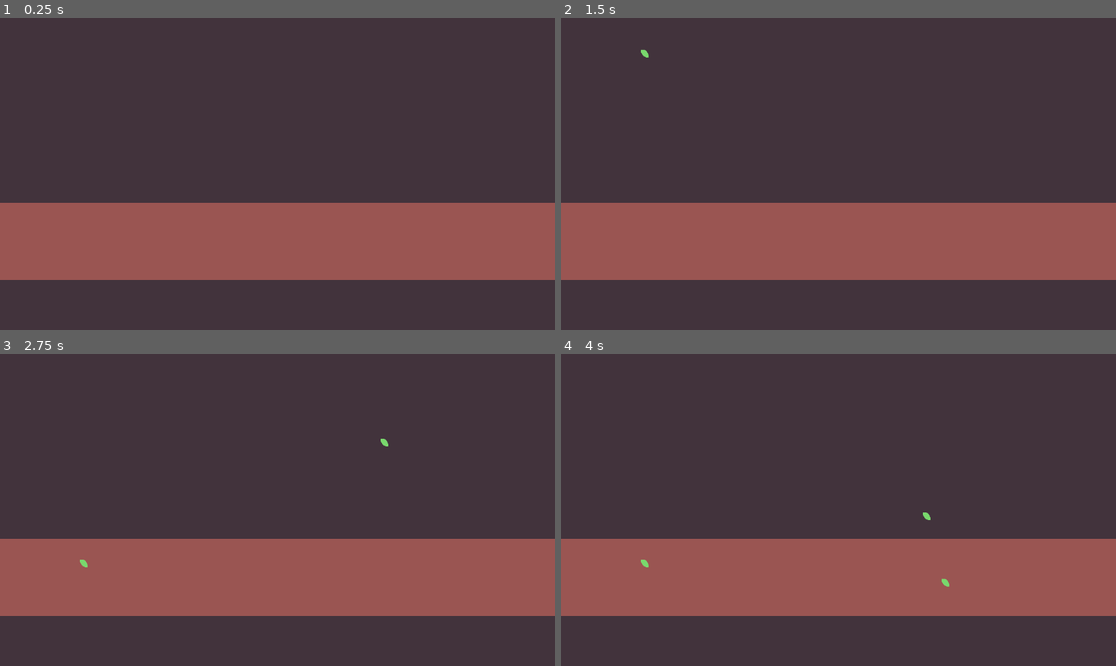
Above: before the commit, frames 1-4 (two rows, left to right).
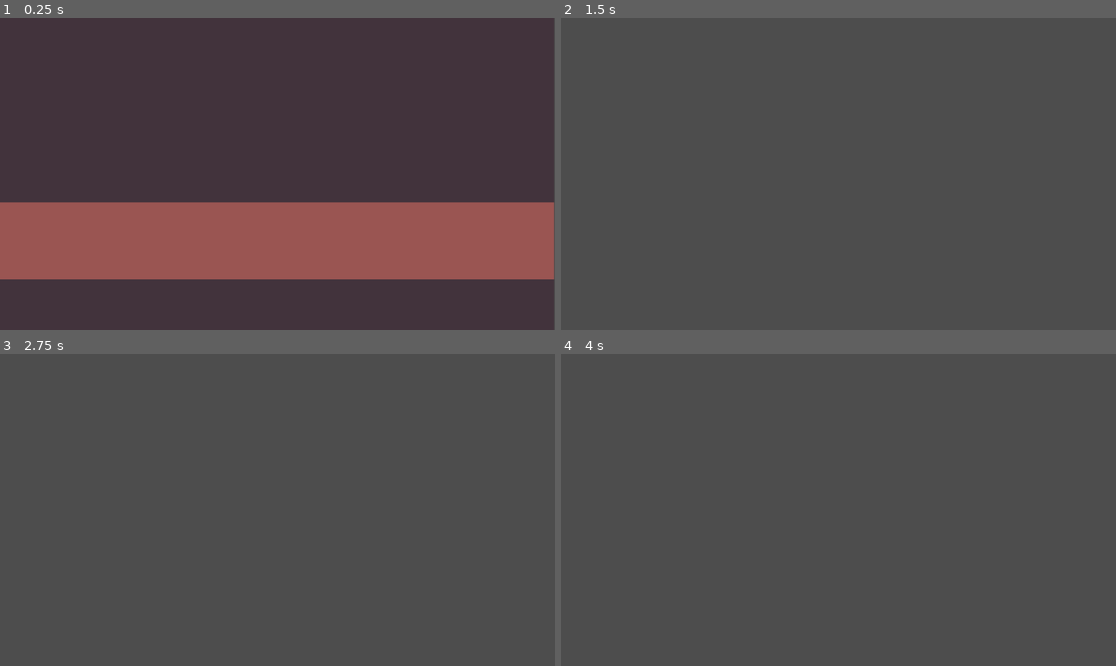
Above: after the commit, the same moments.

Repository: NHemmerly/wild-jam-85
Game: Godot game, scene res://level/map_only/map_only.tscn
Two runs of this game, one before a commit and one after it. Both use one fixed random seed, a clock stepped at 60 frames per second and the inputs below. The project has no main scene, so this scene is started directly.
Inputs:
- Up to frame 1 (0.25 s): no input
- Up to frame 2 (1.5 s): tap Enter at 0.5 s; hold S (cam_down, bound only after the commit) 0.53-1.28 s; tap A (cam_left, bound only after the commit) at 0.8, 1.35 s
- Up to frame 3 (2.75 s): tap D (cam_right, bound only after the commit) at 1.55 s; tap Space at 2 s; hold D (cam_right, bound only after the commit) from 2.03 s (still down); tap W (cam_up, bound only after the commit) at 2.3 s
- Up to frame 4 (4 s): tap Enter at 2.75 s; release D (cam_right, bound only after the commit) at 2.78 s; tap W (cam_up, bound only after the commit) at 2.85 s; tap S (cam_down, bound only after the commit) at 3.05 s; hold S (cam_down, bound only after the commit) from 3.53 s (still down); tap A (cam_left, bound only after the commit) at 3.8 s

The runs differ from the first frame. In frame 1, 0.6% of the frame differs, in the area x 0-100%, y 0-100%; in frame 2, 100%; in frame 3, 100%; in frame 4, 100%.

Commit message:
add moving camera to player node

Diff:
--- a/game/belt/TEST_TSCN.tscn
+++ b/game/belt/TEST_TSCN.tscn
@@ -9,5 +9,10 @@
 position = Vector2(-170, 368)
 rotation = -0.127409
 
+[node name="belt2" parent="." instance=ExtResource("1_eep1a")]
+position = Vector2(758, 289)
+rotation = -1.63099
+scale = Vector2(1, 1)
+
 [node name="TEST_OBJ" parent="." instance=ExtResource("2_a3yep")]
-position = Vector2(464, 282)
+position = Vector2(25, 338)
--- a/game/player/player.gd
+++ b/game/player/player.gd
@@ -1,12 +1,31 @@
 class_name Player
 extends Node2D
 
+const CAM_SPEED: float = 25
+@export var cam: Camera2D
+var cam_direction: Vector2 = Vector2.ZERO
 
-# Called when the node enters the scene tree for the first time.
 func _ready() -> void:
-	pass # Replace with function body.
+	pass
 
 
 # Called every frame. 'delta' is the elapsed time since the previous frame.
 func _process(delta: float) -> void:
-	pass
+	cam.position += CAM_SPEED * cam_direction
+
+func _input(event: InputEvent) -> void:
+	if Input.is_action_pressed("cam_up"):
+		cam_direction = Vector2.UP
+	if Input.is_action_pressed("cam_down"):
+		cam_direction = Vector2.DOWN
+	if Input.is_action_pressed("cam_left"):
+		cam_direction = Vector2.LEFT
+	if Input.is_action_pressed("cam_right"):
+		cam_direction = Vector2.RIGHT
+	if not (
+		Input.is_action_pressed("cam_up") or
+		Input.is_action_pressed("cam_down") or
+		Input.is_action_pressed("cam_left") or
+		Input.is_action_pressed("cam_right")
+	):
+		cam_direction = Vector2.ZERO
--- a/game/player/player.tscn
+++ b/game/player/player.tscn
@@ -2,5 +2,10 @@
 
 [ext_resource type="Script" uid="uid://dm4h17wurvpq7" path="res://game/player/player.gd" id="1_obar5"]
 
-[node name="Player" type="Node2D"]
+[node name="Player" type="Node2D" node_paths=PackedStringArray("cam")]
 script = ExtResource("1_obar5")
+cam = NodePath("Camera2D")
+
+[node name="Camera2D" type="Camera2D" parent="."]
+process_callback = 0
+position_smoothing_enabled = true
--- a/game/startup_scenes/splash_1.tscn
+++ b/game/startup_scenes/splash_1.tscn
@@ -2,6 +2,21 @@
 
 [ext_resource type="Texture2D" uid="uid://bxoayioybnsvd" path="res://assets/png/GWJ-Full-Logo-noBG-4k.png" id="1_oyd1s"]
 [ext_resource type="Script" uid="uid://5cdlyv4tyjw3" path="res://game/startup_scenes/splash_1.gd" id="2_kariq"]
+
+[sub_resource type="Animation" id="Animation_vkabi"]
+length = 0.001
+tracks/0/type = "value"
+tracks/0/imported = false
+tracks/0/enabled = true
+tracks/0/path = NodePath(".:modulate")
+tracks/0/interp = 1
+tracks/0/loop_wrap = true
+tracks/0/keys = {
+"times": PackedFloat32Array(0),
+"transitions": PackedFloat32Array(1),
+"update": 0,
+"values": [Color(1, 1, 1, 1)]
+}
 
 [sub_resource type="Animation" id="Animation_r6cui"]
 resource_name = "fade_in"
@@ -17,21 +32,6 @@
 "transitions": PackedFloat32Array(1, 1),
 "update": 0,
 "values": [Color(1, 1, 1, 0), Color(1, 1, 1, 1)]
-}
-
-[sub_resource type="Animation" id="Animation_vkabi"]
-length = 0.001
-tracks/0/type = "value"
-tracks/0/imported = false
-tracks/0/enabled = true
-tracks/0/path = NodePath(".:modulate")
-tracks/0/interp = 1
-tracks/0/loop_wrap = true
-tracks/0/keys = {
-"times": PackedFloat32Array(0),
-"transitions": PackedFloat32Array(1),
-"update": 0,
-"values": [Color(1, 1, 1, 1)]
 }
 
 [sub_resource type="Animation" id="Animation_ct4kl"]
--- a/level/map_only/map_only.tscn
+++ b/level/map_only/map_only.tscn
@@ -1,8 +1,8 @@
 [gd_scene load_steps=8 format=4 uid="uid://vhf6lhoqr3jy"]
 
-[ext_resource type="Script" uid="uid://dm4h17wurvpq7" path="res://game/player/player.gd" id="1_d3ao2"]
 [ext_resource type="Texture2D" uid="uid://dymipmy2heixw" path="res://assets/png/tilesheet-1.png" id="2_ns6pg"]
 [ext_resource type="PackedScene" uid="uid://dctqiqgfd2b7l" path="res://level/leaf_spawner/leaf_spawner.tscn" id="3_iswir"]
+[ext_resource type="PackedScene" uid="uid://clp1ofdixv4m3" path="res://game/player/player.tscn" id="3_ufh38"]
 
 [sub_resource type="TileSetAtlasSource" id="TileSetAtlasSource_iswir"]
 texture = ExtResource("2_ns6pg")
@@ -47,10 +47,6 @@
 
 [node name="MapOnly" type="Node2D"]
 
-[node name="Player" type="Node2D" parent="."]
-script = ExtResource("1_d3ao2")
-metadata/_custom_type_script = "uid://dm4h17wurvpq7"
-
 [node name="TileMapLayer" type="TileMapLayer" parent="."]
 tile_map_data = PackedByteArray("AAAAAAAAAQAAAAAAAAAAAAEAAQAAAAAAAAAAAAIAAQAAAAAAAAAAAAMAAQAAAAAAAAAAAAQAAQAAAAAAAAAAAA …(47152 unchanged characters)…
 tile_set = SubResource("TileSet_ufh38")
@@ -61,3 +57,6 @@
 [node name="item_surface" type="TileMapLayer" parent="."]
 tile_map_data = PackedByteArray("AAAAABgAAAACAAAAAAAAABkAAAACAAAAAAAAABoAAAACAAAAAAAAABsAAAACAAAAAAAAABwAAAACAAAAAAAAAB …(11440 unchanged characters)…
 tile_set = SubResource("TileSet_b45g7")
+
+[node name="Player" parent="." instance=ExtResource("3_ufh38")]
+position = Vector2(578, 325)
--- a/project.godot
+++ b/project.godot
@@ -30,9 +30,24 @@
 
 [input]
 
-ui_mouse_left={
+cam_up={
 "deadzone": 0.2,
-"events": [Object(InputEventMouseButton,"resource_local_to_scene":false,"resource_name":"","device":-1,"window_id":0,"alt_pressed":false,"shift_pressed":false,"ctrl_pressed":false,"meta_pressed":false,"button_mask":1,"position":Vector2(452, 27),"global_position":Vector2(461, 75),"factor":1.0,"button_index":1,"canceled":false,"pressed":true,"double_click":false,"script":null)
+"events": [Object(InputEventKey,"resource_local_to_scene":false,"resource_name":"","device":-1,"window_id":0,"alt_pressed":false,"shift_pressed":false,"ctrl_pressed":false,"meta_pressed":false,"pressed":false,"keycode":0,"physical_keycode":87,"key_label":0,"unicode":119,"location":0,"echo":false,"script":null)
+]
+}
+cam_down={
+"deadzone": 0.2,
+"events": [Object(InputEventKey,"resource_local_to_scene":false,"resource_name":"","device":-1,"window_id":0,"alt_pressed":false,"shift_pressed":false,"ctrl_pressed":false,"meta_pressed":false,"pressed":false,"keycode":0,"physical_keycode":83,"key_label":0,"unicode":115,"location":0,"echo":false,"script":null)
+]
+}
+cam_left={
+"deadzone": 0.2,
+"events": [Object(InputEventKey,"resource_local_to_scene":false,"resource_name":"","device":-1,"window_id":0,"alt_pressed":false,"shift_pressed":false,"ctrl_pressed":false,"meta_pressed":false,"pressed":false,"keycode":0,"physical_keycode":65,"key_label":0,"unicode":97,"location":0,"echo":false,"script":null)
+]
+}
+cam_right={
+"deadzone": 0.2,
+"events": [Object(InputEventKey,"resource_local_to_scene":false,"resource_name":"","device":-1,"window_id":0,"alt_pressed":false,"shift_pressed":false,"ctrl_pressed":false,"meta_pressed":false,"pressed":false,"keycode":0,"physical_keycode":68,"key_label":0,"unicode":100,"location":0,"echo":false,"script":null)
 ]
 }
 
